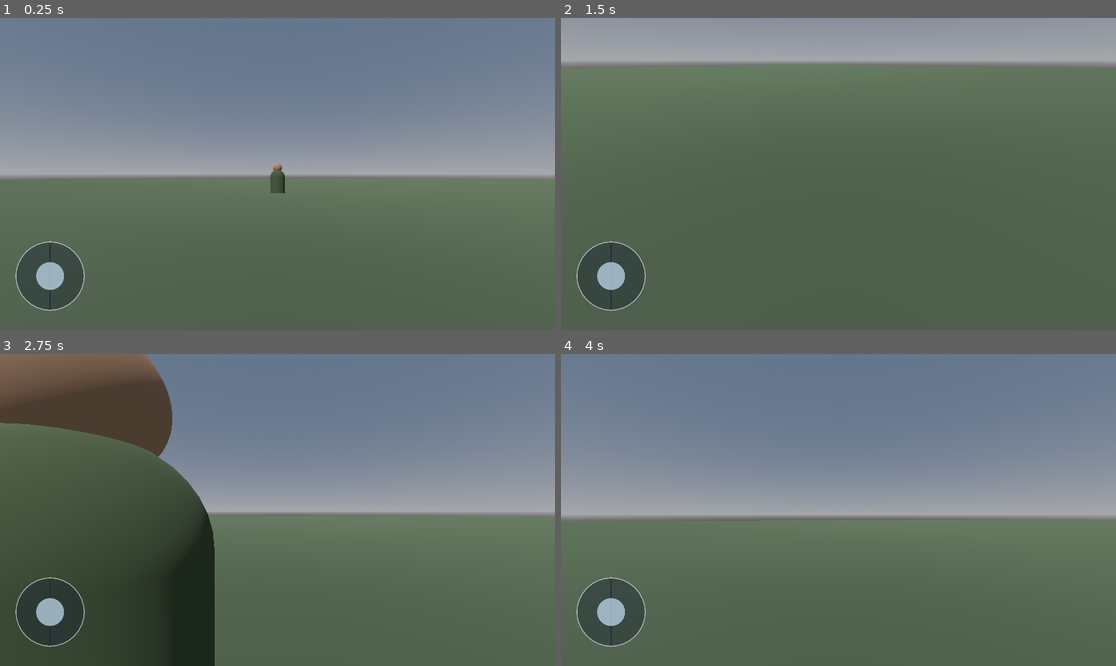
Above: before the commit, frames 1-4 (two rows, left to right).
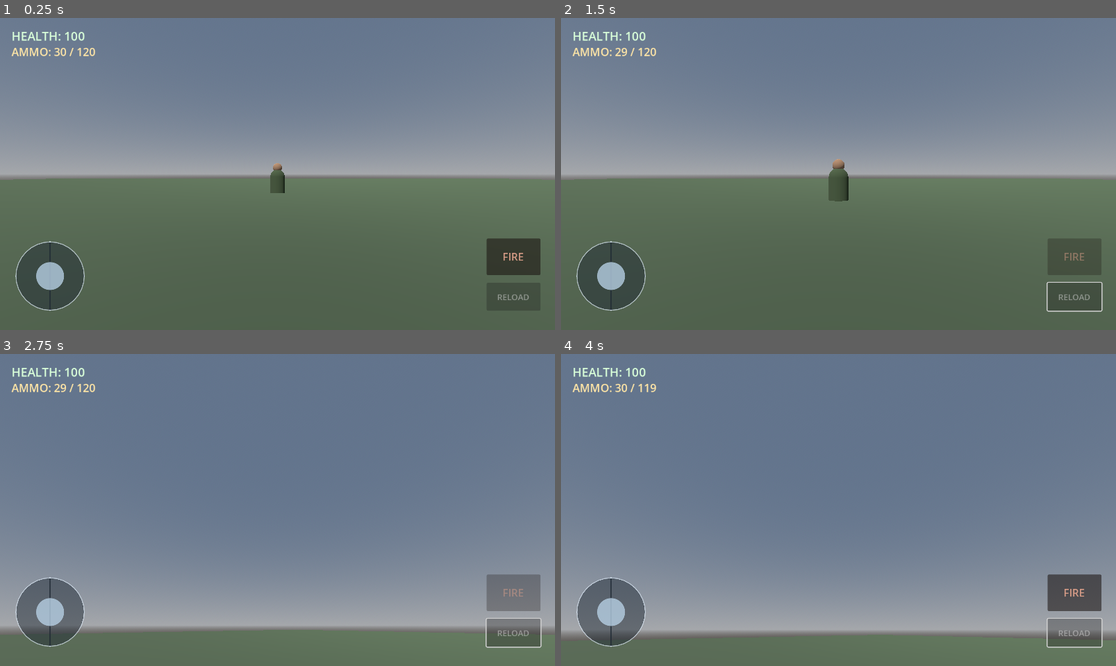
Above: after the commit, the same moments.

Repository: leefortine86-eng/Hunger-For-War
Game: Godot game, scene res://scenes/main.tscn
The game is run twice, just before and just after one commit, with the same random seed, the same clock (stepped at 60 frames per second) and the same inputs.
Inputs (mouse positions are in pixels of both pictures, inside the frame that each line leads up to):
- Up to frame 1 (0.25 s): no input
- Up to frame 2 (1.5 s): click (1077, 258) at 0.5 s, where only the run after the commit has a clickable "FIRE"; click (1077, 295) at 1.25 s, where only the run after the commit has a clickable "RELOAD"
- Up to frame 3 (2.75 s): move the mouse to (305, 510) at 2.02 s; hold W (move_forward) from 2.03 s (still down); tap R at 2.1 s; click (305, 510) at 2.17 s
- Up to frame 4 (4 s): keep holding W (move_forward); move the mouse to (810, 510) at 2.77 s; tap R at 2.85, 3.6 s; move the mouse to (849, 503) at 3.52 s

The runs differ from the first frame. In frame 1, 1.5% of the frame differs, in the area x 2-98%, y 4-91%; in frame 2, 52%; in frame 3, 68%, in the area x 0-100%, y 0-100%; in frame 4, 55%.

Commit message:
Add mobile combat buttons and player HUD

Diff:
--- a/scripts/player.gd
+++ b/scripts/player.gd
@@ -3,8 +3,8 @@
 @export var move_speed: float = 7.0
 @export var mouse_sensitivity: float = 0.002
 @export var touch_sensitivity: float = 0.004
-
 @export var max_health: float = 100.0
+
 var health: float = 100.0
 var gravity: float = 20.0
 var mobile_move := Vector2.ZERO
@@ -20,21 +20,29 @@
 var touch_overlay: Control
 var joystick_base: Panel
 var joystick_knob: Panel
+var health_label: Label
+var ammo_label: Label
+var fire_button: Button
+var reload_button: Button
+var fire_button_rect := Rect2()
+var reload_button_rect := Rect2()
 
 func _ready():
     add_to_group("player")
     health = max_health
     Input.mouse_mode = Input.MOUSE_MODE_CAPTURED
     _create_mobile_controls()
+    _create_hud()
 
 func _create_mobile_controls():
+    var canvas := CanvasLayer.new()
+    canvas.name = "MobileControlsLayer"
+    add_child(canvas)
+
     touch_overlay = Control.new()
     touch_overlay.name = "MobileControls"
     touch_overlay.set_anchors_and_offsets_preset(Control.PRESET_FULL_RECT)
     touch_overlay.mouse_filter = Control.MOUSE_FILTER_IGNORE
-    var canvas := CanvasLayer.new()
-    canvas.name = "MobileControlsLayer"
-    add_child(canvas)
     canvas.add_child(touch_overlay)
 
     var screen_size := get_viewport().get_visible_rect().size
@@ -46,10 +54,7 @@
     var base_style := StyleBoxFlat.new()
     base_style.bg_color = Color(0.12, 0.16, 0.20, 0.48)
     base_style.set_corner_radius_all(72)
-    base_style.border_width_left = 2
-    base_style.border_width_top = 2
-    base_style.border_width_right = 2
-    base_style.border_width_bottom = 2
+    base_style.set_border_width_all(2)
     base_style.border_color = Color(0.85, 0.9, 0.95, 0.65)
     joystick_base.add_theme_stylebox_override("panel", base_style)
     touch_overlay.add_child(joystick_base)
@@ -66,9 +71,58 @@
     joystick_knob.add_theme_stylebox_override("panel", knob_style)
     touch_overlay.add_child(joystick_knob)
 
+func _create_hud():
+    var canvas := get_node("MobileControlsLayer")
+    var screen_size := get_viewport().get_visible_rect().size
+
+    health_label = Label.new()
+    health_label.name = "HealthLabel"
+    health_label.position = Vector2(24, 20)
+    health_label.add_theme_font_size_override("font_size", 25)
+    health_label.add_theme_color_override("font_color", Color(0.85, 1.0, 0.85))
+    canvas.add_child(health_label)
+
+    ammo_label = Label.new()
+    ammo_label.name = "AmmoLabel"
+    ammo_label.position = Vector2(24, 54)
+    ammo_label.add_theme_font_size_override("font_size", 23)
+    ammo_label.add_theme_color_override("font_color", Color(1.0, 0.9, 0.65))
+    canvas.add_child(ammo_label)
+
+    fire_button = Button.new()
+    fire_button.name = "FireButton"
+    fire_button.text = "FIRE"
+    fire_button.position = Vector2(screen_size.x - 142, screen_size.y - 190)
+    fire_button.size = Vector2(112, 76)
+    fire_button.add_theme_font_size_override("font_size", 22)
+    fire_button.modulate = Color(1.0, 0.72, 0.62, 0.95)
+    fire_button.pressed.connect(_on_fire_pressed)
+    canvas.add_child(fire_button)
+
+    reload_button = Button.new()
+    reload_button.name = "ReloadButton"
+    reload_button.text = "RELOAD"
+    reload_button.position = Vector2(screen_size.x - 142, screen_size.y - 98)
+    reload_button.size = Vector2(112, 58)
+    reload_button.add_theme_font_size_override("font_size", 17)
+    reload_button.pressed.connect(_on_reload_pressed)
+    canvas.add_child(reload_button)
+
+    fire_button_rect = Rect2(fire_button.position, fire_button.size)
+    reload_button_rect = Rect2(reload_button.position, reload_button.size)
+
+func _on_fire_pressed():
+    weapon.fire(raycast)
+
+func _on_reload_pressed():
+    weapon.reload()
+
 func _input(event):
     if event is InputEventScreenTouch:
         if event.pressed:
+            if fire_button_rect.has_point(event.position) or reload_button_rect.has_point(event.position):
+                return
+
             var screen_width := get_viewport().get_visible_rect().size.x
             if event.position.x < screen_width * 0.5 and joystick_touch_id == -1:
                 if event.position.distance_to(joystick_center) <= 115.0:
@@ -116,14 +170,22 @@
         if event.button_index == MOUSE_BUTTON_LEFT:
             weapon.fire(raycast)
 
+func _process(_delta):
+    if is_instance_valid(health_label):
+        health_label.text = "HEALTH: %d" % int(health)
+    if is_instance_valid(ammo_label) and is_instance_valid(weapon):
+        ammo_label.text = "AMMO: %d / %d" % [weapon.ammo_in_magazine, weapon.reserve_ammo]
+    if is_instance_valid(fire_button):
+        fire_button.disabled = weapon.reloading
+    if is_instance_valid(reload_button):
+        reload_button.disabled = weapon.reloading or weapon.ammo_in_magazine == weapon.magazine_size or weapon.reserve_ammo <= 0
+
 func _physics_process(delta):
     var keyboard_input = Vector2(
         Input.get_action_strength("move_right") - Input.get_action_strength("move_left"),
         Input.get_action_strength("move_back") - Input.get_action_strength("move_forward")
     )
-    var input_dir: Vector2 = keyboard_input + mobile_move
-    input_dir = input_dir.limit_length(1.0)
-
+    var input_dir: Vector2 = (keyboard_input + mobile_move).limit_length(1.0)
     var direction = (transform.basis * Vector3(input_dir.x, 0, input_dir.y)).normalized()
     velocity.x = direction.x * move_speed
     velocity.z = direction.z * move_speed
@@ -131,10 +193,9 @@
     if not is_on_floor():
         velocity.y -= gravity * delta
     else:
-        velocity.y = 0
+        velocity.y = 0.0
 
     move_and_slide()
-
 
 func take_damage(amount: float):
     health = max(health - amount, 0.0)
